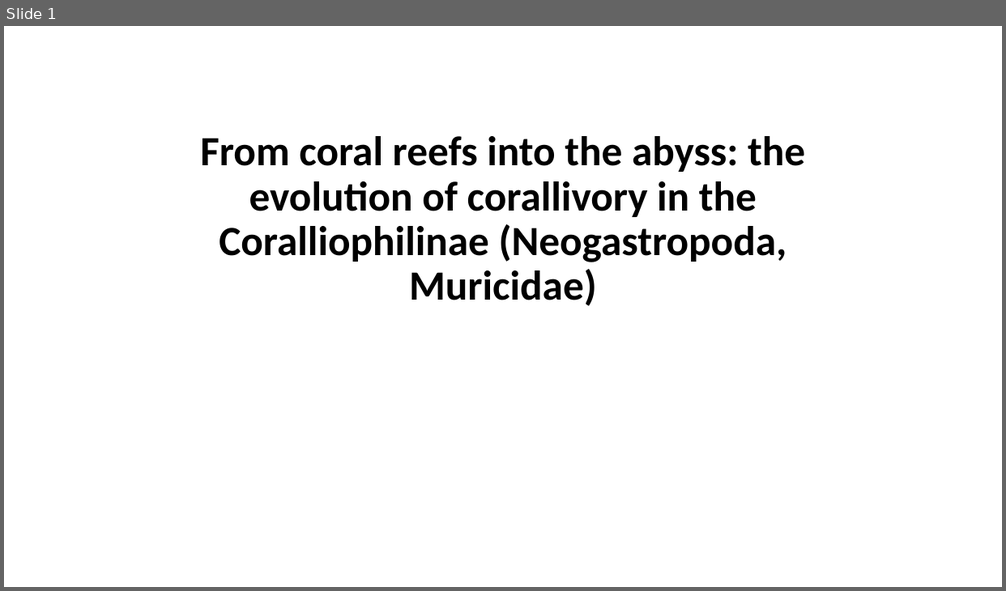
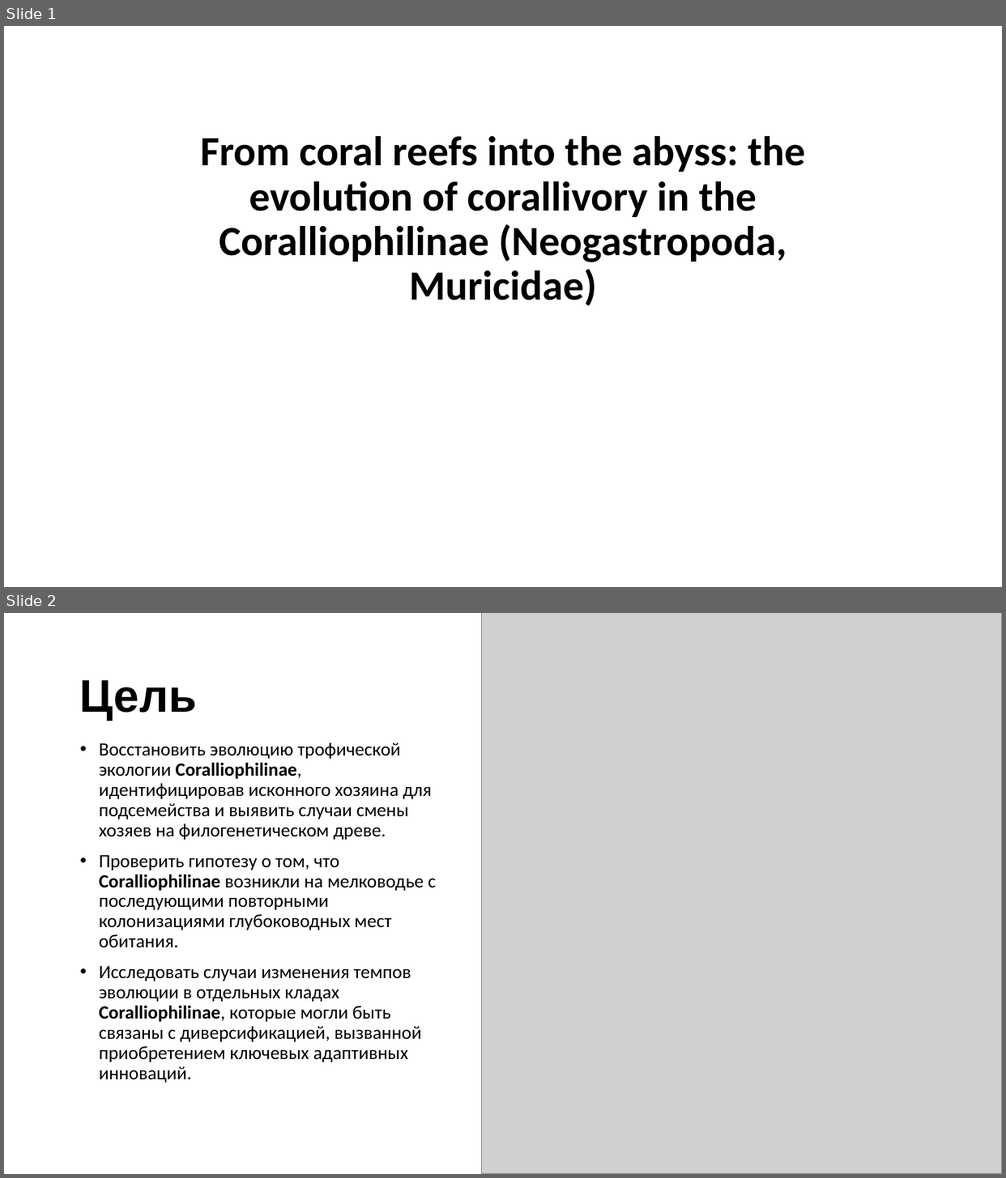
Before and after one commit to kagayaku29/phylogenetics_2024, a slide deck: Presentation.pptx. Shown one above the other, each under a label of ours: slide 1 before the commit, slides 1 and 2 after it. The pictures are 1006x591 and 1006x1178 pixels, drawn with LibreOffice and Linux fonts; fonts in the diff are those of the drawing; grey boxes stand for pictures. Boxes give left, top, right and bottom in pixels: in the first picture for what was removed or moved away, otherwise in the second. Text is boxed around its words. In the diff, an @@ line names an element or a change of style, - is before the commit and + after.

```diff
--- a/Presentation.pptx
+++ b/Presentation.pptx
@@ slide 2 added at [4, 613, 1002, 1174], background #FFFFFF @@
@@ picture added at [483, 613, 1002, 1174] @@
@@ title added at [80, 680, 197, 720], 44 pt, text #000000, bold @@
+Цель
@@ text added at [99, 743, 436, 1083], 18 pt, text #000000 @@
+• Восстановить эволюцию трофической экологии Coralliophilinae, идентифицировав исконного хозяина для подсемейства и выявить случаи смены хозяев на филогенетическом древе.
+• Проверить гипотезу о том, что Coralliophilinae возникли на мелководье с последующими повторными колонизациями глубоководных мест обитания.
+• Исследовать случаи изменения темпов эволюции в отдельных кладах Coralliophilinae, которые могли быть связаны с диверсификацией, вызванной приобретением ключевых адаптивных инноваций.
```
Also in this commit, not shown: 4 other slides added, 3 slides removed.
